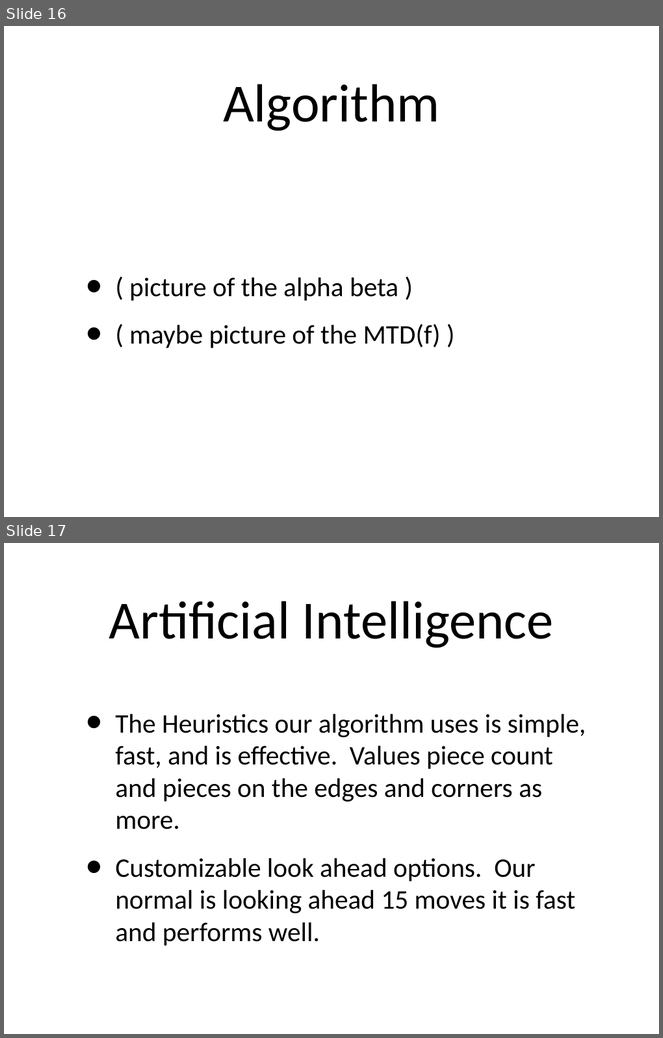
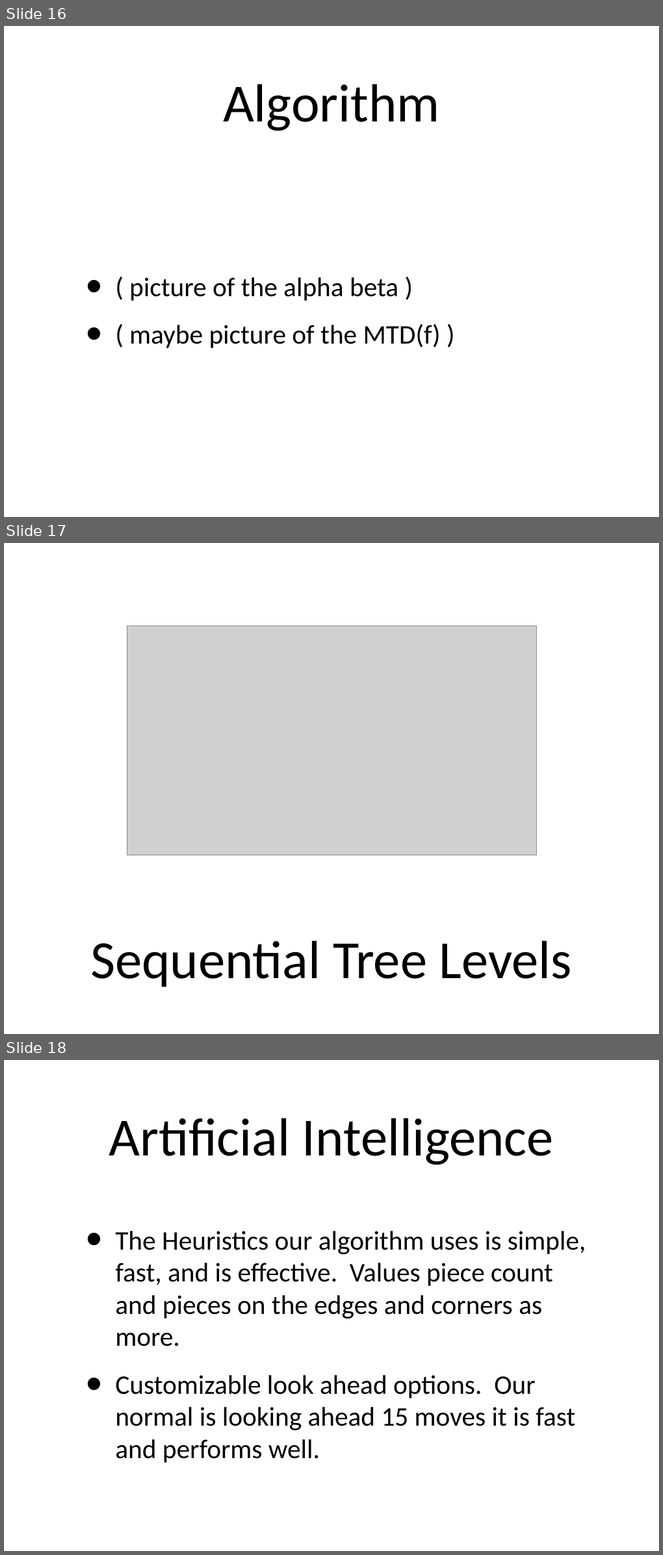
Before and after one commit to amod0017/rit-othello, a slide deck: Othello/other/Othello-Presentation-2.ppt. Shown one above the other, each under a label of ours: slides 16 and 17 before the commit, slides 16, 17 and 18 after it. The pictures are 663x1038 and 663x1555 pixels, drawn with LibreOffice and Linux fonts; fonts in the diff are those of the drawing; grey boxes stand for pictures. Boxes give left, top, right and bottom in pixels: in the first picture for what was removed or moved away, otherwise in the second. Text is boxed around its words. In the diff, an @@ line names an element or a change of style, - is before the commit and + after.

Commit message:
- Added pictures of the different tree levels for sequential and parallel

```diff
--- a/Othello/other/Othello-Presentation-2.ppt
+++ b/Othello/other/Othello-Presentation-2.ppt
@@ slide 17 added at (x1=4, y1=543, x2=659, y2=1034), background #FFFFFF @@
@@ picture added at (x1=127, y1=626, x2=536, y2=856) @@
@@ title added at (x1=90, y1=941, x2=572, y2=988), 84 pt, text #000000 @@
+Sequential Tree Levels
@@ what was slide 17 is now slide 18 @@
```
Also in this commit, not shown: 1 other slide added.
